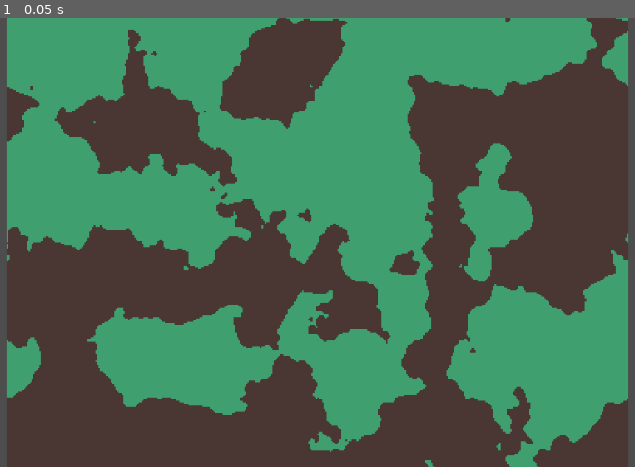
Above: before the commit, frame 1.
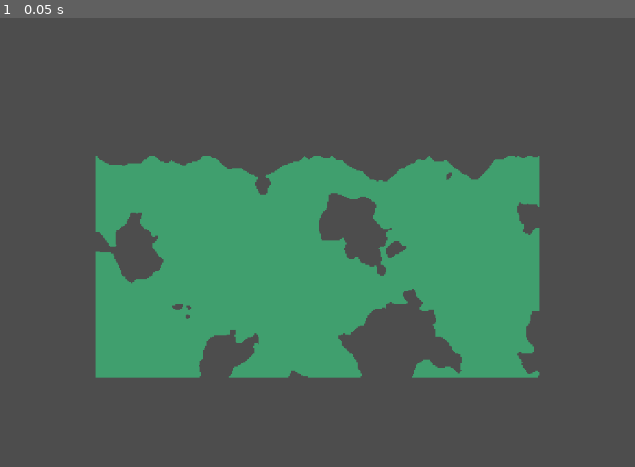
Above: after the commit, the same moment.

Repository: gavindg/lost-to-space
Game: Godot game, scene res://terrain_gen.tscn
The game is run twice, just before and just after one commit, with the same random seed, the same clock (stepped at 60 frames per second) and the same inputs.
Inputs:
- Up to frame 1 (0.05 s): no input

The runs differ from the first frame. In frame 1, 82% of the frame differs, in the area x 1-99%, y 0-100%.

Commit message:
Add sedcond noise map for more caves, and also change overall placement of dirt

Diff:
--- a/terrain_gen.gd
+++ b/terrain_gen.gd
@@ -14,10 +14,19 @@
 
 @onready var tilemap = $TileMap
 
-@export var noise_height_text : NoiseTexture2D
+const GRASS = Vector2i(0, 6)
+const BLACKNESS = Vector2i(0, 12)
 
 func gen_noise_map(frequency, octaves, lacunarity, gain, width, height):
 	var noise_map = FastNoiseLite.new()
+	var second_map = FastNoiseLite.new()
+
+	second_map.seed = randi()
+	second_map.noise_type = FastNoiseLite.TYPE_SIMPLEX_SMOOTH
+	second_map.frequency = frequency
+	second_map.fractal_octaves = octaves
+	second_map.fractal_lacunarity = lacunarity
+	second_map.fractal_gain = gain
 
 	noise_map.seed = randi()
 	noise_map.noise_type = FastNoiseLite.TYPE_PERLIN
@@ -30,37 +39,34 @@
 
 	noise_map.frequency = 0.01
 
-	var maxbruh = 0
-	var minbruh = 1203810293812
 	for x in range(-width, width):
-		for y in range(-height, height):
-			var noise = noise_map.get_noise_2d(x,y)
+		var ground = abs(noise_map.get_noise_2d(x,0) * 60)
+		for y in range(ground, height):
+			var noise = min(noise_map.get_noise_2d(x,y), second_map.get_noise_2d(x,y))
 			#var noise = abs(noise_map.get_noise_2d(x,y) * 2 - 1)
 			grid[Vector2i(x,y)] = noise
-			minbruh = min(noise, minbruh)
-			maxbruh = max(noise, maxbruh)
-	print(maxbruh)
-	print(minbruh)
+			if noise > -0.25:
+				tilemap.set_cell(0, Vector2i(x,y), 1, GRASS)
 	return grid
 
 func gen_normalized_terrain(width, height):
 	for x in range(-width, width):
-		for y in range(-height, height):
+		for y in range(height):
 			var pos = Vector2i(x, y)
 			var alt = altitude_noise_layer[pos]
 
-			if alt < 0:
-				tilemap.set_cell(0, pos, 1, Vector2i(0,0))
-			elif alt > 0 and alt < 1.0:
-				tilemap.set_cell(0, pos, 1, Vector2i(0,6))
+			if alt > -0.1:
+				tilemap.set_cell(0, pos, 1, GRASS)
+			#elif alt > 0 and alt < 1.0:
+			#	tilemap.set_cell(0, pos, 1, Vector2i(0,6))
 			else:
-				tilemap.set_cell(0, pos, 1, Vector2i(0,12))
+				tilemap.set_cell(0, pos, 1, BLACKNESS)
 
 
 # Called when the node enters the scene tree for the first time.
 func _ready():
 	altitude_noise_layer = gen_noise_map(alt_freq, oct, lac, gain, map_width, map_height)
-	gen_normalized_terrain(map_width, map_height)
+	#gen_normalized_terrain(map_width, map_height)
 
 # Called every frame. 'delta' is the elapsed time since the previous frame.
 func _process(delta):
--- a/terrain_gen.tscn
+++ b/terrain_gen.tscn
@@ -2993,4 +2993,5 @@
 format = 2
 
 [node name="Camera2D" type="Camera2D" parent="."]
-zoom = Vector2(0.07, 0.07)
+offset = Vector2(0, 2500)
+zoom = Vector2(0.05, 0.05)
